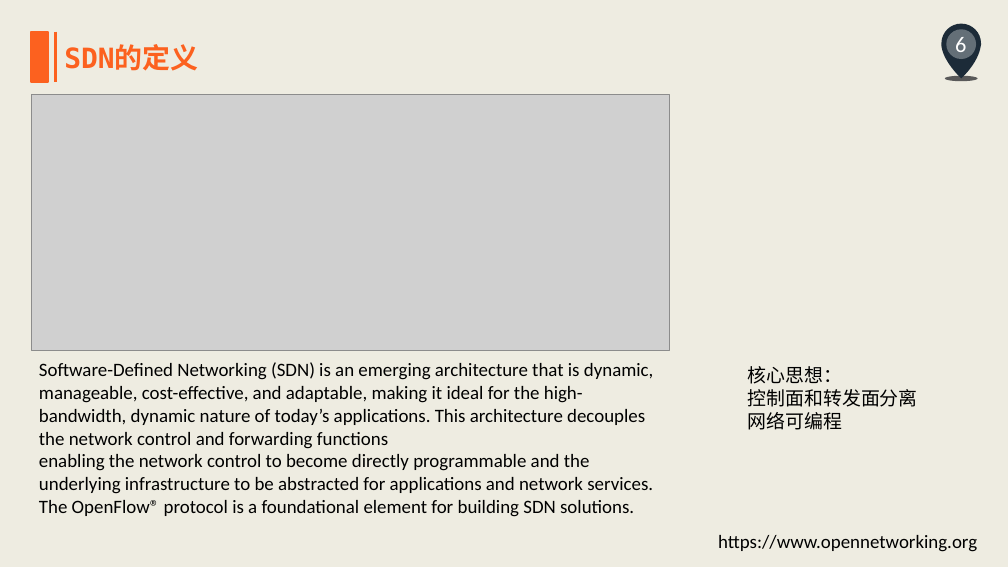
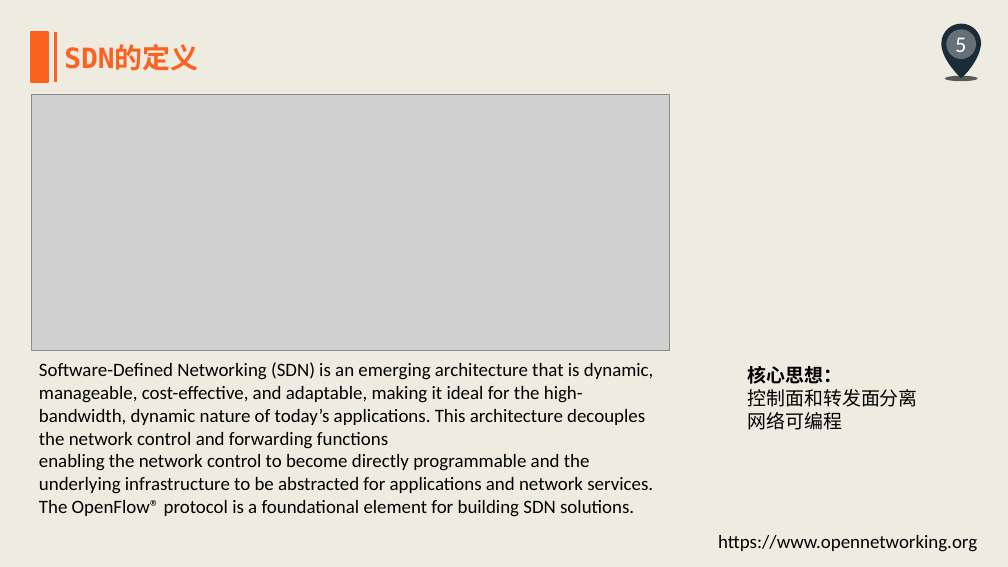
Before and after one commit to ZhouRock/NewTechnology, a slide deck: slide 5 of SDN/SDN入门之旅.pptx (slide 6 before the commit). Drawn at 1008x567 pixels with LibreOffice and Linux fonts; fonts in the diff are those of the drawing; grey boxes stand for pictures. Boxes give left, top, right and bottom in pixels: in the first picture for what was removed or moved away, otherwise in the second. Text is boxed around its words. In the diff, an @@ line names an element or a change of style, - is before the commit and + after.

```diff
--- a/SDN/SDN入门之旅.pptx
+++ b/SDN/SDN入门之旅.pptx
@@ page number at <box>955,37,966,59</box>: text changed @@
-6
+5
@@ text at <box>748,366,842,384</box>: bold on in "核心思想：" @@
```
Also in this commit, not shown: 2 other slides changed, 2 slides added, 2 slides removed, 1 other file.
